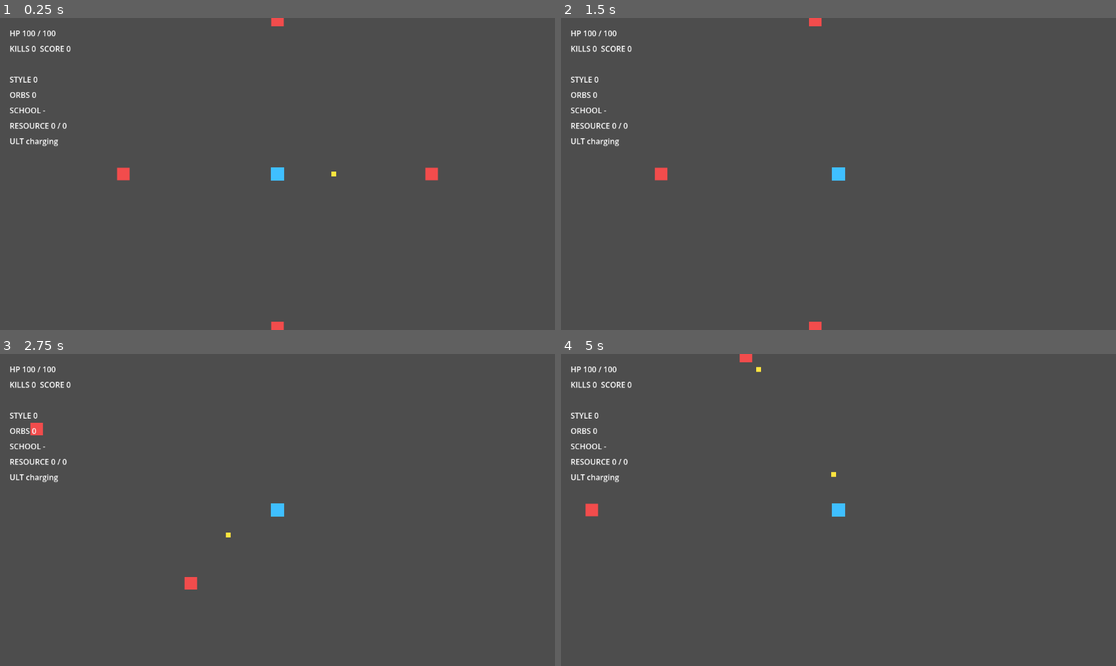
Above: before the commit, frames 1-4 (two rows, left to right).
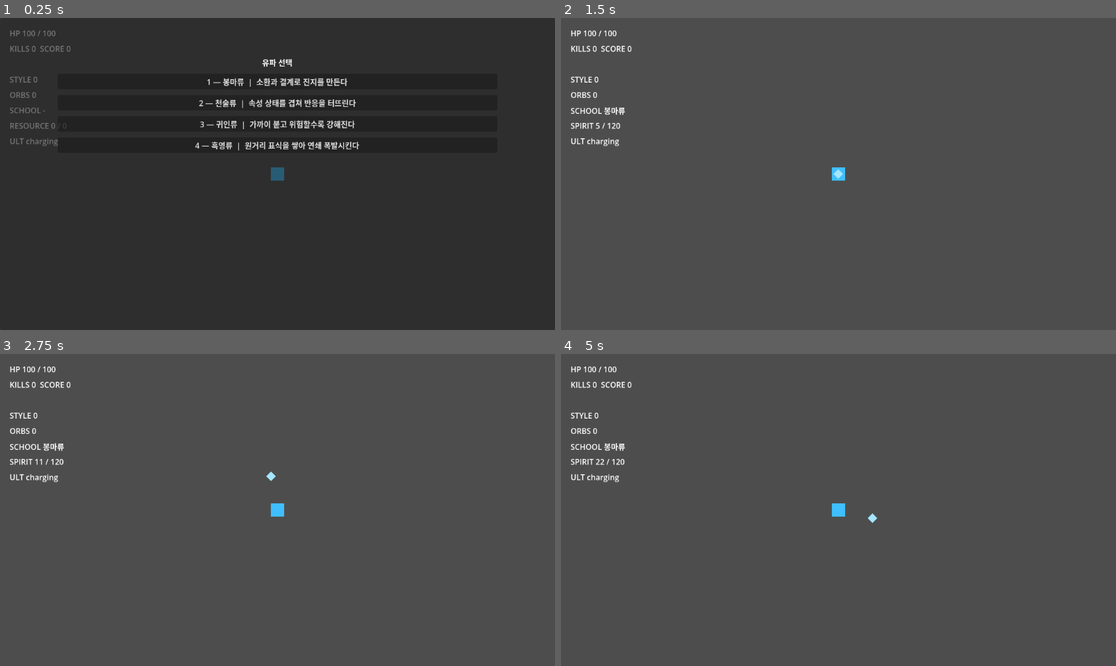
Above: after the commit, the same moments.

Repository: alsdmlals4-eng/ninja-survival-godot
Game: Godot game, scene res://scenes/main/main_scene.tscn
Same seed, same stepped clock (60 frames per second), same inputs: the game is played once before the commit and once after it.
Inputs (mouse positions are in pixels of both pictures, inside the frame that each line leads up to):
- Up to frame 1 (0.25 s): no input
- Up to frame 2 (1.5 s): click (838, 80) at 0.5 s, where only the run after the commit has a clickable "1 — 봉마류 | 소환과 결계로 진지를 만든다"; tap Enter (ui_accept) at 1.25 s; hold Right (ui_right) from 1.28 s (still down); tap 1 at 1.35 s
- Up to frame 3 (2.75 s): tap Enter (ui_accept) at 1.52, 2.27 s; release Right (ui_right) at 2.03 s; hold Down (ui_down) from 2.03 s (still down); tap 2 at 2.1 s
- Up to frame 4 (5 s): release Down (ui_down) at 2.78 s; hold Right (ui_right) 2.78-3.53 s; tap 3 at 2.85 s; hold Up (ui_up) 3.53-4.28 s; tap 4 at 3.6 s; tap Enter (ui_accept) at 3.77, 4.52 s; hold Left (ui_left) from 4.28 s (still down); tap 1 at 4.35 s

The runs differ from the first frame. In frame 1, 100% of the frame differs, in the area x 0-100%, y 0-100%; in frame 2, 0.5%; in frame 3, 0.5%; in frame 4, 0.5%.
Error before the commit: Invalid access to property or key 'school_selected' on a base object of type 'null instance'. (res://scripts/core/main_controller.gd:27)

Commit message:
feat: compose MVP-2 school runtimes in main scene

Diff:
--- a/scenes/main/main_scene.tscn
+++ b/scenes/main/main_scene.tscn
@@ -1,13 +1,21 @@
-[gd_scene load_steps=9 format=3]
+[gd_scene load_steps=17 format=3]
 
 [ext_resource type="Script" path="res://scripts/core/game_state.gd" id="1_state"]
 [ext_resource type="PackedScene" path="res://scenes/player/player.tscn" id="2_player"]
 [ext_resource type="PackedScene" path="res://scenes/ui/hud.tscn" id="3_hud"]
 [ext_resource type="Script" path="res://scripts/core/main_controller.gd" id="4_main"]
-[ext_resource type="PackedScene" path="res://scenes/enemies/enemy_basic.tscn" id="5_enemy"]
+[ext_resource type="PackedScene" path="res://scenes/enemies/enemy.tscn" id="5_enemy"]
 [ext_resource type="Script" path="res://scripts/combat/combat_ddd_tracker.gd" id="6_ddd"]
 [ext_resource type="Script" path="res://scripts/spawning/wave_spawner.gd" id="7_wave"]
 [ext_resource type="PackedScene" path="res://scenes/rewards/reward_orb.tscn" id="8_orb"]
+[ext_resource type="Script" path="res://scripts/schools/school_runtime_host.gd" id="9_school_host"]
+[ext_resource type="Script" path="res://scripts/schools/bongma_runtime.gd" id="10_bongma"]
+[ext_resource type="Script" path="res://scripts/schools/cheonsul_runtime.gd" id="11_cheonsul"]
+[ext_resource type="Script" path="res://scripts/schools/guiin_runtime.gd" id="12_guiin"]
+[ext_resource type="Script" path="res://scripts/schools/heukyeong_runtime.gd" id="13_heukyeong"]
+[ext_resource type="PackedScene" path="res://scenes/schools/bongma_familiar.tscn" id="14_familiar"]
+[ext_resource type="PackedScene" path="res://scenes/ui/enemy_effect_badge.tscn" id="15_badge"]
+[ext_resource type="PackedScene" path="res://scenes/ui/school_selection_ui.tscn" id="16_selector"]
 
 [node name="Main" type="Node2D"]
 script = ExtResource("4_main")
@@ -25,6 +33,28 @@
 script = ExtResource("7_wave")
 enemy_scene = ExtResource("5_enemy")
 
+[node name="SchoolRuntimeHost" type="Node" parent="."]
+script = ExtResource("9_school_host")
+
+[node name="Bongma" type="Node" parent="SchoolRuntimeHost"]
+process_mode = 4
+script = ExtResource("10_bongma")
+familiar_scene = ExtResource("14_familiar")
+
+[node name="Cheonsul" type="Node" parent="SchoolRuntimeHost"]
+process_mode = 4
+script = ExtResource("11_cheonsul")
+badge_scene = ExtResource("15_badge")
+
+[node name="Guiin" type="Node" parent="SchoolRuntimeHost"]
+process_mode = 4
+script = ExtResource("12_guiin")
+
+[node name="Heukyeong" type="Node" parent="SchoolRuntimeHost"]
+process_mode = 4
+script = ExtResource("13_heukyeong")
+badge_scene = ExtResource("15_badge")
+
 [node name="EnemyEast" parent="." instance=ExtResource("5_enemy")]
 position = Vector2(320, 0)
 
@@ -38,3 +68,5 @@
 position = Vector2(0, -320)
 
 [node name="HUD" parent="." instance=ExtResource("3_hud")]
+
+[node name="SchoolSelectionUI" parent="." instance=ExtResource("16_selector")]
